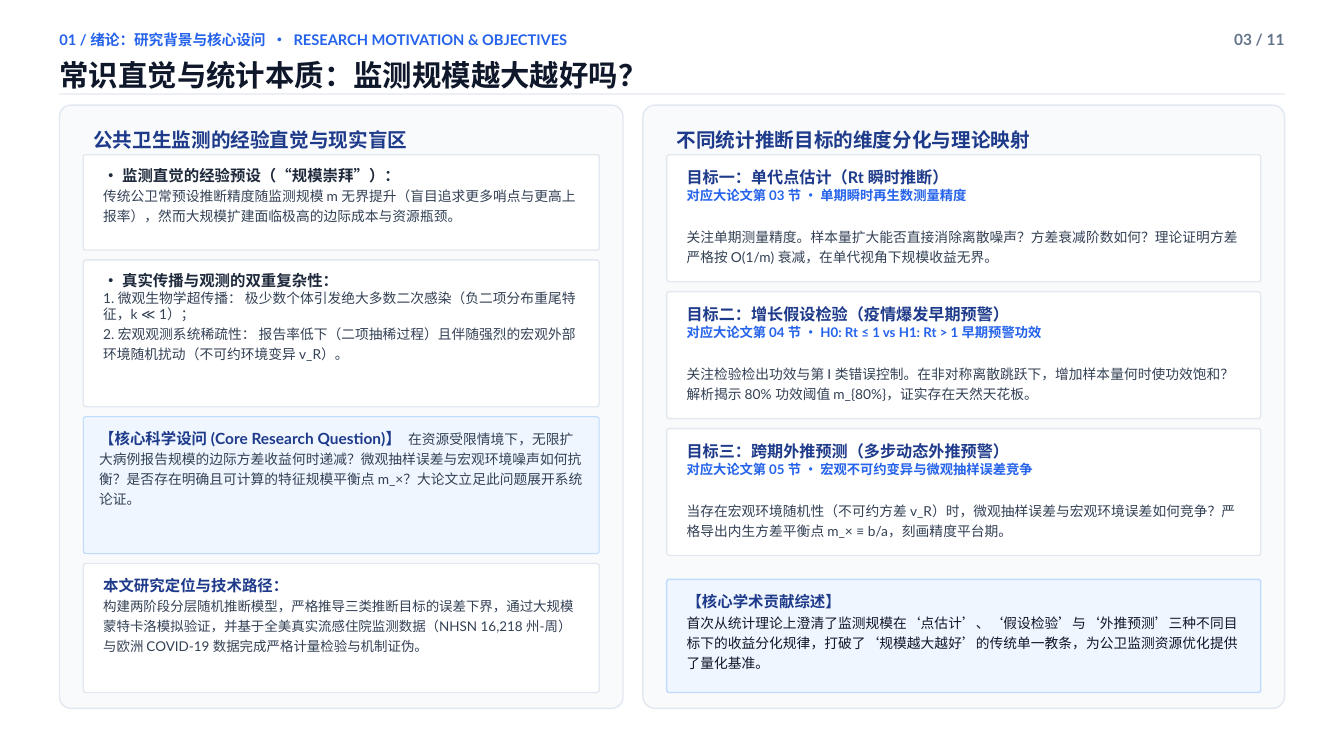
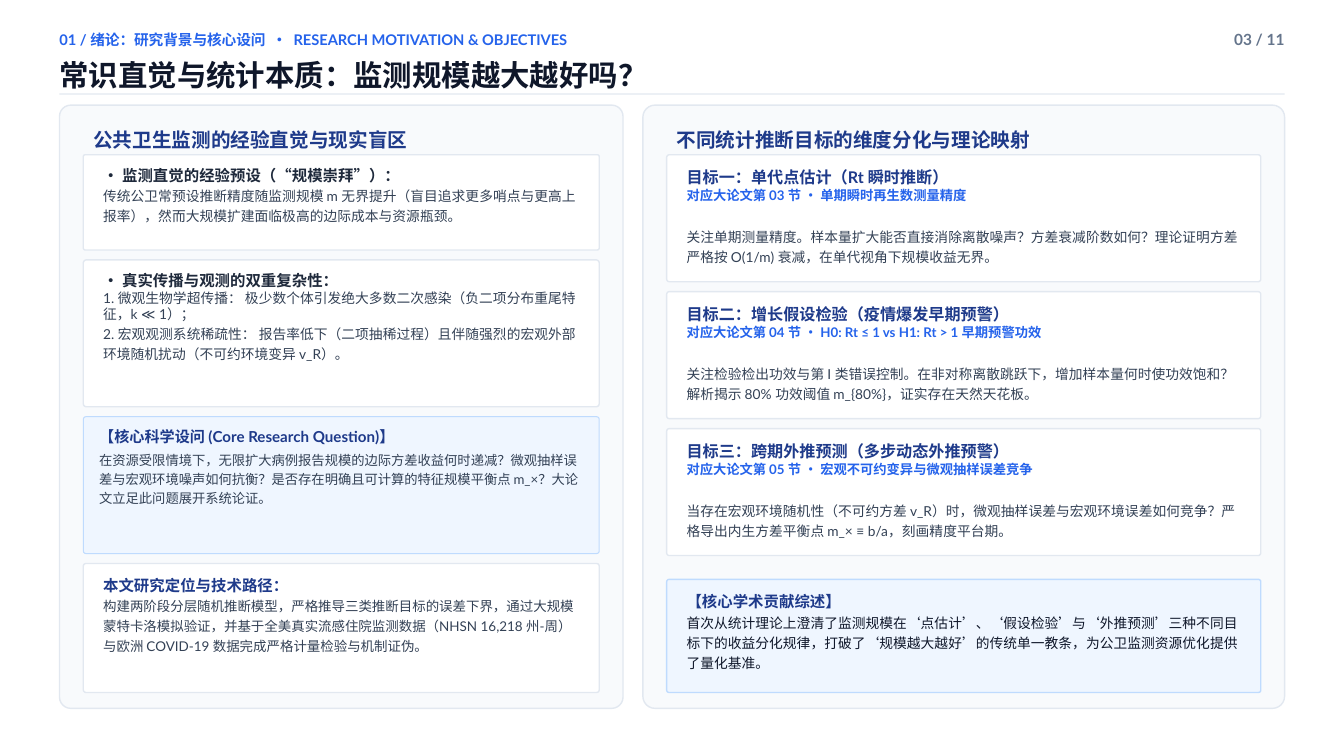
Before and after one commit to wangchi2068/case-count-inference-bottleneck, a slide deck: slide 3 of 学术答辩PPT_简约大气优化版.pptx. Drawn at 1344x756 pixels with LibreOffice and Linux fonts; fonts in the diff are those of the drawing. Boxes give left, top, right and bottom in pixels: in the first picture for what was removed or moved away, otherwise in the second. Text is boxed around its words. In the diff, an @@ line names an element or a change of style, - is before the commit and + after.

```diff
--- a/学术答辩PPT_简约大气优化版.pptx
+++ b/学术答辩PPT_简约大气优化版.pptx
@@ text at (99, 429, 579, 504): text changed; size 9.8 to 9.5 pt @@
-【核心科学设问 (Core Research Question)】 在资源受限情境下，无限扩大病例报告规模的边际方差收益何时递减？微观抽样误差与宏观环境噪声如何抗衡？是否存在明确且可计算的特征规模平衡点 m_×？大论文立足此问题展开系统论证。
+【核心科学设问 (Core Research Question)】
+在资源受限情境下，无限扩大病例报告规模的边际方差收益何时递减？微观抽样误差与宏观环境噪声如何抗衡？是否存在明确且可计算的特征规模平衡点 m_×？大论文立足此问题展开系统论证。
```
Also in this commit, not shown: 8 other slides changed, 25 other files.
